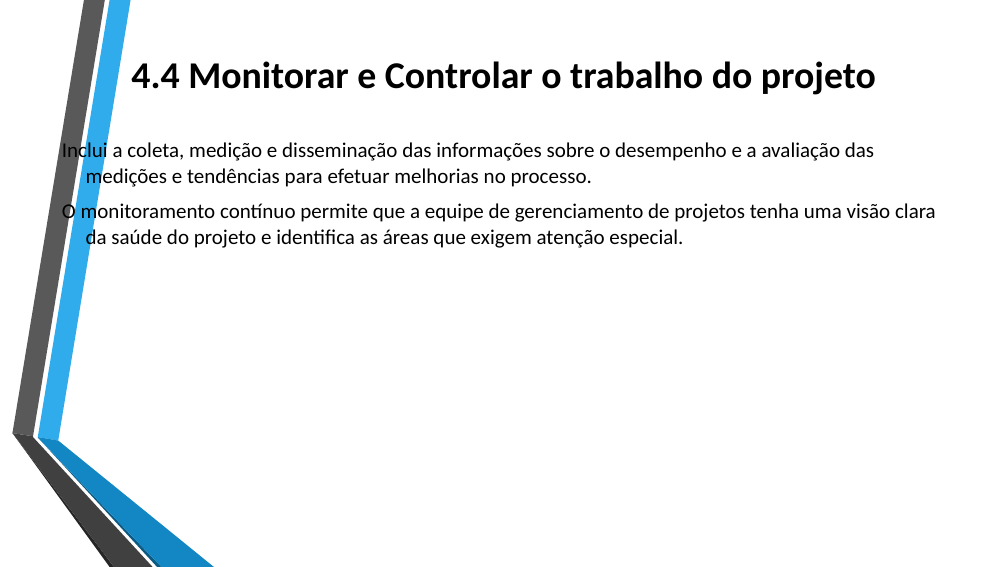
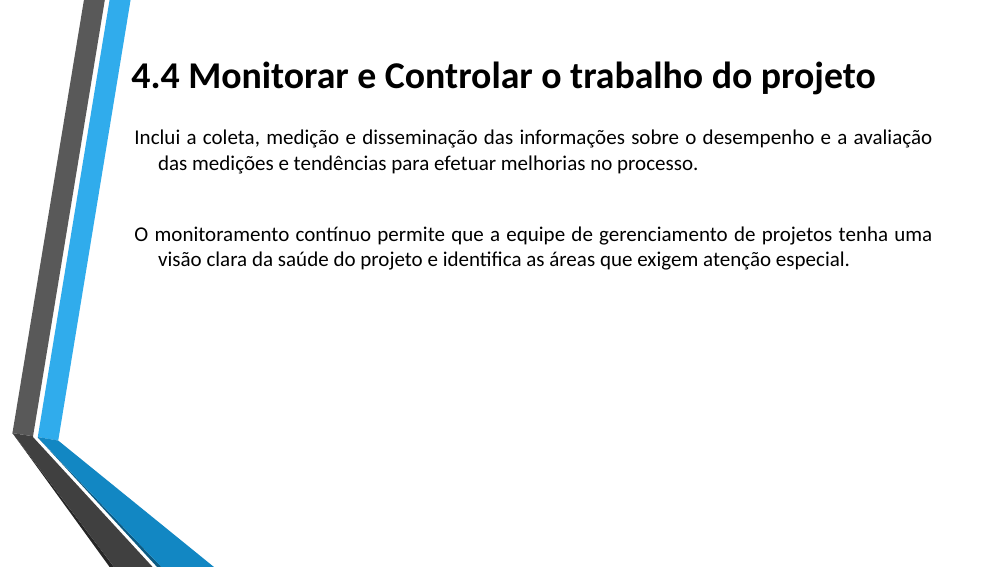
Before and after one commit to jharbes/ADMINISTRACAO-DE-REDES, a slide deck: slide 32 of RELATORIO PROVA P2/relatorio-pmbok-capitulo4-jharbes.pptx. Drawn at 1008x567 pixels with LibreOffice and Linux fonts; fonts in the diff are those of the drawing. Boxes give left, top, right and bottom in pixels: in the first picture for what was removed or moved away, otherwise in the second. Text is boxed around its words. In the diff, an @@ line names an element or a change of style, - is before the commit and + after.

```diff
--- a/RELATORIO PROVA P2/relatorio-pmbok-capitulo4-jharbes.pptx
+++ b/RELATORIO PROVA P2/relatorio-pmbok-capitulo4-jharbes.pptx
@@ text "Inclui a coleta, medição e ...": place and size @@
-text "Inclui a coleta, medição e ..." at (62, 140, 936, 250)
+text "Inclui a coleta, medição e ..." at (134, 129, 933, 270)
@@ text "Inclui a coleta, medição e ..." at (134, 129, 933, 270): alignment left to justified @@
```
Also in this commit, not shown: 9 other slides changed.
